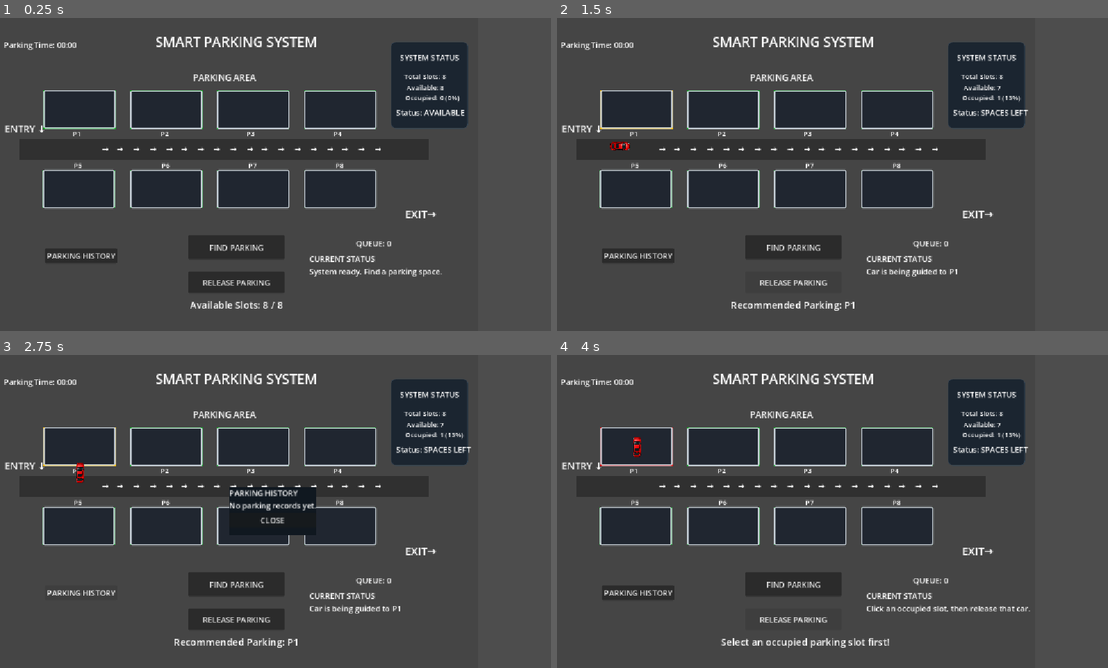
Above: before the commit, frames 1-4 (two rows, left to right).
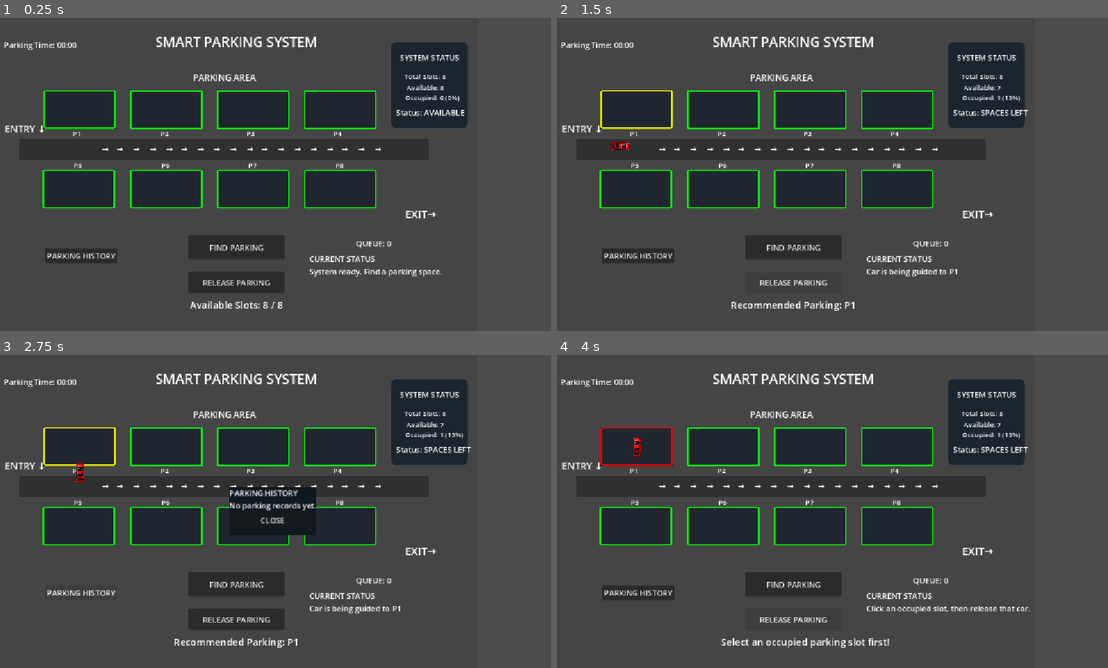
Above: after the commit, the same moments.

Repository: SunidhiGirish/Smart_Parking_System
Game: Godot game, scene res://Main.tscn
The game is run twice, just before and just after one commit, with the same random seed, the same clock (stepped at 60 frames per second) and the same inputs.
Inputs:
- Up to frame 1 (0.25 s): no input
- Up to frame 2 (1.5 s): click "FIND PARKING" at 0.5 s; click "RELEASE PARKING" at 1.25 s
- Up to frame 3 (2.75 s): click "PARKING HISTORY" at 2 s
- Up to frame 4 (4 s): click "FIND PARKING" at 2.75 s; click "RELEASE PARKING" at 3.5 s

The runs differ from the first frame. In frame 1, 1.9% of the frame differs, in the area x 7-69%, y 23-62%; in frame 2, 1.9%; in frame 3, 1.8%; in frame 4, 1.9%.

Commit message:
Upload Godot Smart Parking System

Diff:
--- a/main.gd
+++ b/main.gd
@@ -1,4 +1,3 @@
-
 extends Node2D
 
 const TOTAL_SLOTS = 8
@@ -39,6 +38,8 @@
 
 # Waiting car IDs, served in arrival order
 var waiting_requests: Array[int] = []
+# Stores the actual car sprites waiting in the queue.
+var waiting_cars: Dictionary = {}
 
 # Per-slot entry timestamps and elapsed-time tracking
 var car_entry_times: Dictionary = {}
@@ -56,7 +57,7 @@
 
 	for slot_name in occupied:
 		occupied[slot_name] = false
-		get_node(slot_name).color = Color(0.0, 0.65, 0.08)
+		set_slot_border_color(slot_name, Color.GREEN)
 
 	$FindParkingButton.pressed.connect(_on_find_parking_pressed)
 	$ReleaseParkingButton.pressed.connect(_on_release_parking_pressed)
@@ -75,6 +76,22 @@
 
 	set_current_status("System ready. Find a parking space.")
 
+
+func set_slot_border_color(slot_name: String, border_color: Color) -> void:
+	var border = get_node(slot_name).get_node("SlotBorder") as Panel
+
+	var current_style = border.get_theme_stylebox("panel")
+	var new_style: StyleBoxFlat
+
+	if current_style is StyleBoxFlat:
+		new_style = current_style.duplicate() as StyleBoxFlat
+	else:
+		new_style = StyleBoxFlat.new()
+		new_style.bg_color = Color(0, 0, 0, 0)
+		new_style.set_border_width_all(3)
+
+	new_style.border_color = border_color
+	border.add_theme_stylebox_override("panel", new_style)
 
 func update_status():
 	var available = 0
@@ -107,6 +124,21 @@
 func update_queue_display():
 	$QueueLabel.text = "QUEUE: %d" % waiting_requests.size()
 
+func update_waiting_car_positions():
+	for i in range(waiting_requests.size()):
+		var car_id = waiting_requests[i]
+
+		if waiting_cars.has(car_id):
+			var waiting_car = waiting_cars[car_id]
+
+			# Keep waiting cars in a line before the entrance.
+			waiting_car.position = Vector2(
+				ENTRY_POINT.x - 35.0 * (i + 1),
+				ENTRY_POINT.y
+			)
+
+			waiting_car.rotation = PI / 2
+
 
 func set_current_status(message: String):
 	$CurrentStatusLabel.text = "CURRENT STATUS\n" + message
@@ -158,8 +190,18 @@
 
 	# If full, add a new request to the waiting queue.
 	if nearest_slot == "":
-		waiting_requests.append(next_car_id)
+		var car_id = next_car_id
 		next_car_id += 1
+
+		# Add the car to the waiting queue.
+		waiting_requests.append(car_id)
+
+		# Create a visible car sprite.
+		var waiting_car = create_car(car_id)
+		waiting_cars[car_id] = waiting_car
+
+		# Arrange all waiting cars in order.
+		update_waiting_car_positions()
 
 		update_queue_display()
 		update_status()
@@ -188,7 +230,7 @@
 
 	# Reserve the slot while the car is moving into it.
 	occupied[slot_name] = true
-	slot.color = Color(1.0, 0.75, 0.0)
+	set_slot_border_color(slot_name, Color.YELLOW)
 
 	update_status()
 
@@ -225,7 +267,7 @@
 	car_entry_times[slot_name] = Time.get_datetime_string_from_system()
 	car_start_ticks[slot_name] = Time.get_ticks_msec()
 
-	slot.color = Color(0.85, 0.05, 0.05)
+	set_slot_border_color(slot_name, Color.RED)
 
 	update_status()
 	update_queue_display()
@@ -320,7 +362,7 @@
 	selected_slot = ""
 
 	occupied[slot_name] = false
-	slot.color = Color(0.0, 0.65, 0.08)
+	set_slot_border_color(slot_name, Color.GREEN)
 	car.queue_free()
 
 	$GuidancePath.visible = false
@@ -332,11 +374,21 @@
 	set_current_status("Car exited successfully.")
 
 	if not waiting_requests.is_empty():
+		# Take the first waiting car.
 		var queued_car_id = waiting_requests.pop_front()
+
+		# Reuse its existing sprite instead of creating another car.
+		var queued_car = waiting_cars[queued_car_id]
+		waiting_cars.erase(queued_car_id)
+
+		# Move the remaining waiting cars forward.
+		update_waiting_car_positions()
 		update_queue_display()
 
-		var queued_car = create_car(queued_car_id)
+		# Send the first waiting car into the freed slot.
+		queued_car.position = ENTRY_POINT
 		car_moving = false
+
 		await park_car_in_slot(queued_car, slot_name)
 		return
 
